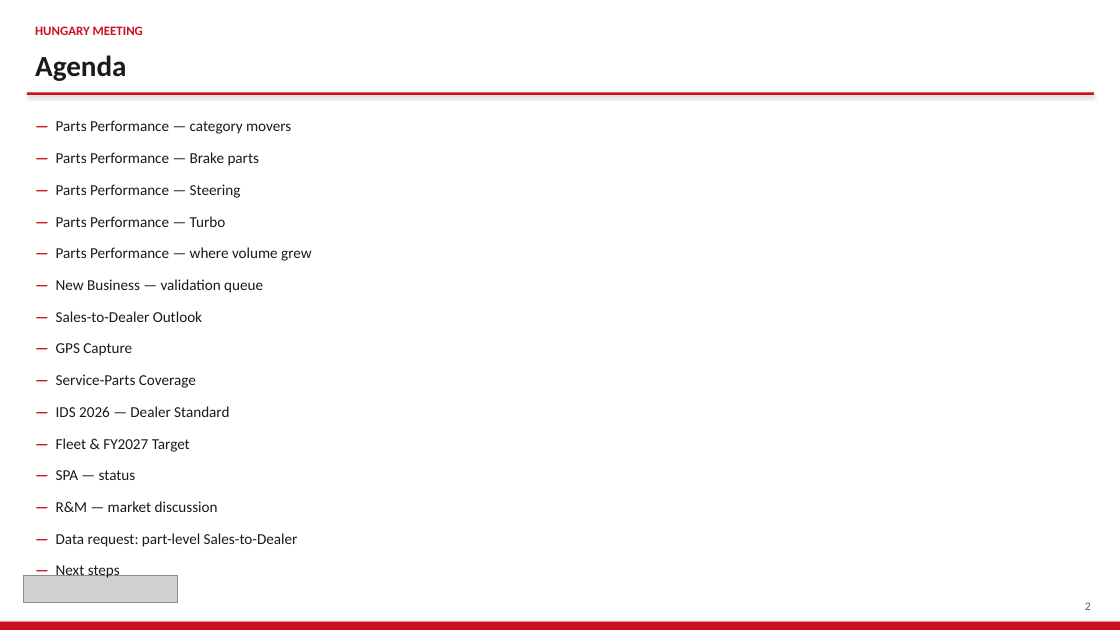
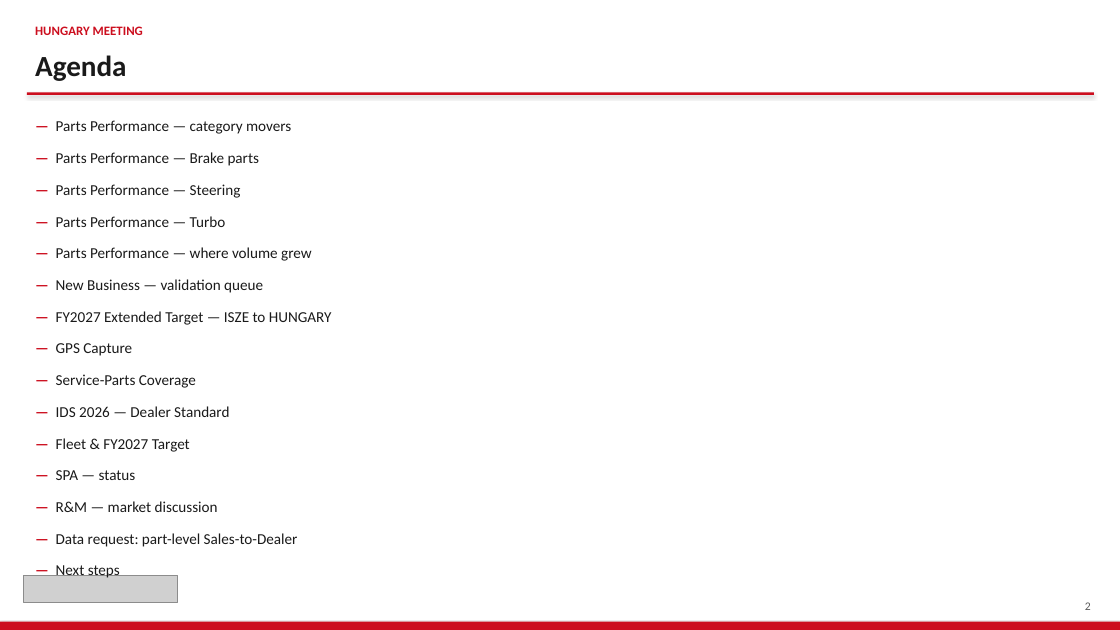
Before and after one commit to jeromio1987/ISZE, a slide deck: slide 2 of 09_meetings/HUNGARY_Sales_Review_2026/ISZE_HUNGARY_Sales_Review_FY2027.pptx. Drawn at 1120x630 pixels with LibreOffice and Linux fonts; fonts in the diff are those of the drawing; grey boxes stand for pictures. Boxes give left, top, right and bottom in pixels: in the first picture for what was removed or moved away, otherwise in the second. Text is boxed around its words. In the diff, an @@ line names an element or a change of style, - is before the commit and + after.

```diff
--- a/09_meetings/HUNGARY_Sales_Review_2026/ISZE_HUNGARY_Sales_Review_FY2027.pptx
+++ b/09_meetings/HUNGARY_Sales_Review_2026/ISZE_HUNGARY_Sales_Review_FY2027.pptx
@@ text at [56, 311, 332, 325]: text changed @@
-— Sales-to-Dealer Outlook
+— FY2027 Extended Target — ISZE to HUNGARY
```
Also in this commit, not shown: 18 other slides changed, 2 slides added, 3 slides removed, 13 other files.
